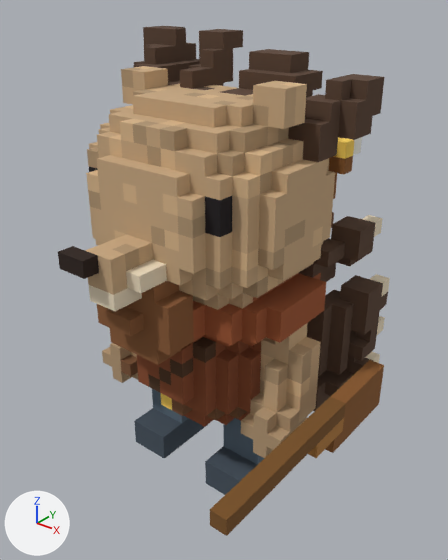
An edit to the glTF model menagerie/models/glb/dwarfgunner_hedgehog_2star.glb, drawn before and after from the same camera.
Both versions are drawn from a 50 mm camera at (1.186, -1.405, 1.598) aimed at (0.097, -0.044, 0.754). The axes (+X, +Y, +Z) are drawn at lower left. The lights are the same throughout. The picture after the commit comes second. Vertices at exactly the same position are counted once.

Objects in the first picture: 'dwarfgunner_hedgehog'.
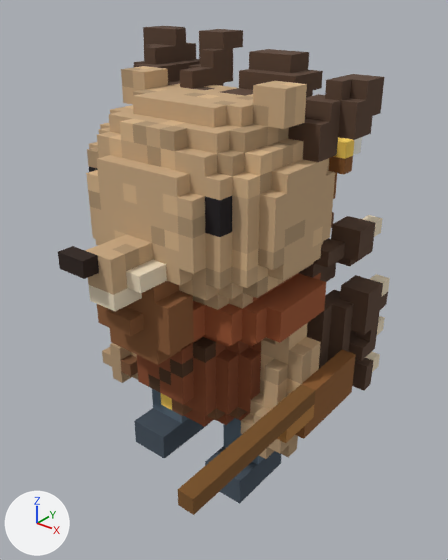
Changed parts and their boxes [x1, y1, x2, y2] in the pictures (448 x 560 px; the box of a moved part takes in the faces that stretch with it):
'dwarfgunner_hedgehog', reshaped: before [58, 26, 390, 536]; after [58, 26, 390, 515]
part 1 of me_dwarfgunner_hedgehog, moved or reshaped: before [210, 360, 384, 536]; after [178, 350, 356, 515]

What changed in the scene script:
```text
Change me_dwarfgunner_hedgehog:
    used by ob_dwarfgunner_hedgehog; location = (0.0, 0.0, 0.0)
    remove me_dwarfgunner_hedgehog.from_pydata(...)  # 2051 vertices, 3440 faces; spans x -0.45..0.55, y -0.6..0.4, z 0.0..1.45
    add me_dwarfgunner_hedgehog.from_pydata(...)  # 2044 vertices, 3440 faces; spans x -0.45..0.45, y -0.6..0.4, z 0.0..1.45
    me_dwarfgunner_hedgehog part 1
    15 vertices are removed from x 0.5..0.55, y -0.2..0.2, z 0.35..0.5
    29 faces are deleted
    9 vertices in x 0.5..0.55, y -0.6..-0.05, z 0.4..0.5 move by (-0.1, 0.0, 0.0)
    3 vertices are added at (0.4, 0.2, 0.5), (0.45, 0.2, 0.5), (0.45, -0.05, 0.35)
    5 new vertices lie (0.05, 0.0, 0.0) away from vertices in x 0.4..0.5, y -0.2..0.2, z 0.35..0.5
    29 new faces join them
```
